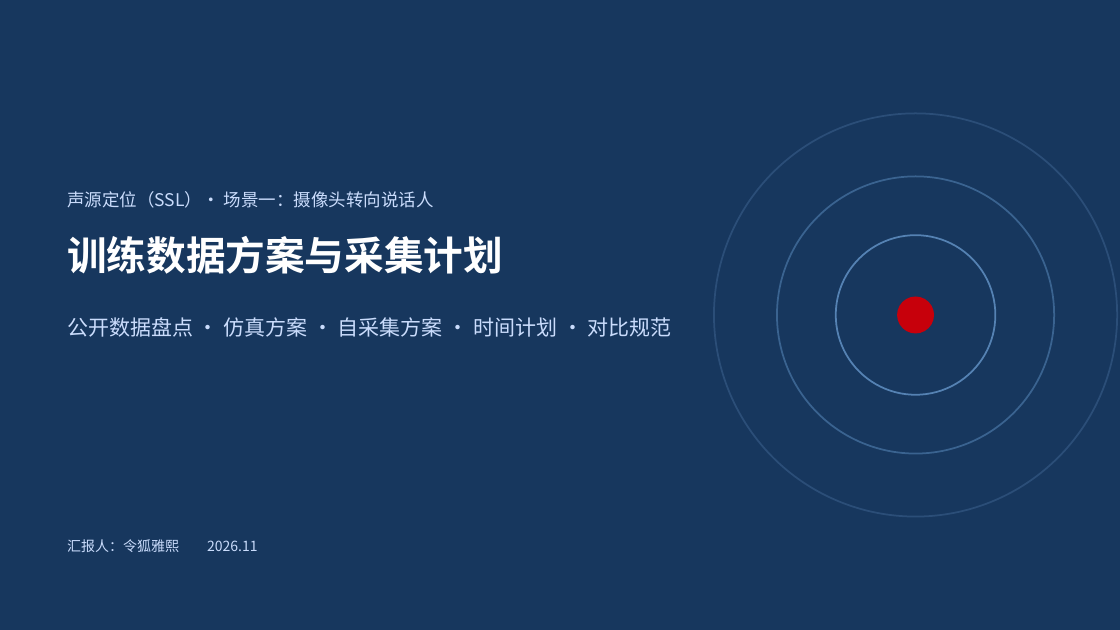
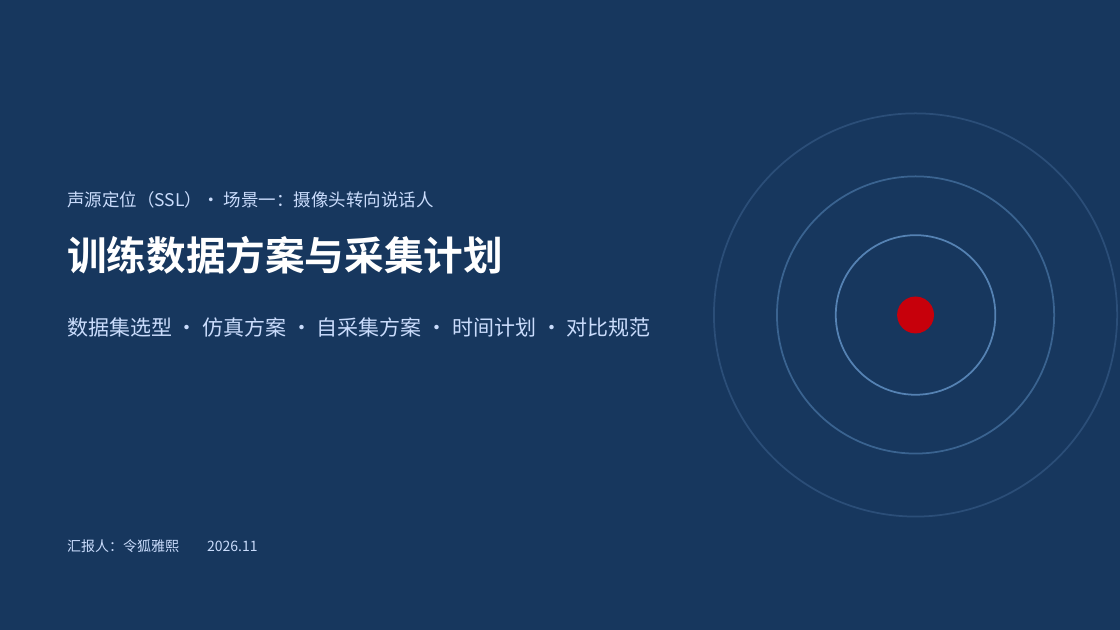
Before and after one commit to ZeroFoxxi/ssl-scene1, a slide deck: slide 1 of 训练数据方案与采集计划.pptx. Drawn at 1120x630 pixels with LibreOffice and Linux fonts; fonts in the diff are those of the drawing. Boxes give left, top, right and bottom in pixels: in the first picture for what was removed or moved away, otherwise in the second. Text is boxed around its words. In the diff, an @@ line names an element or a change of style, - is before the commit and + after.

```diff
--- a/训练数据方案与采集计划.pptx
+++ b/训练数据方案与采集计划.pptx
@@ text at <box>67,317,651,337</box>: text changed @@
-公开数据盘点 · 仿真方案 · 自采集方案 · 时间计划 · 对比规范
+数据集选型 · 仿真方案 · 自采集方案 · 时间计划 · 对比规范
```
Also in this commit, not shown: 3 other slides changed, 1 slide added, 9 other files.
